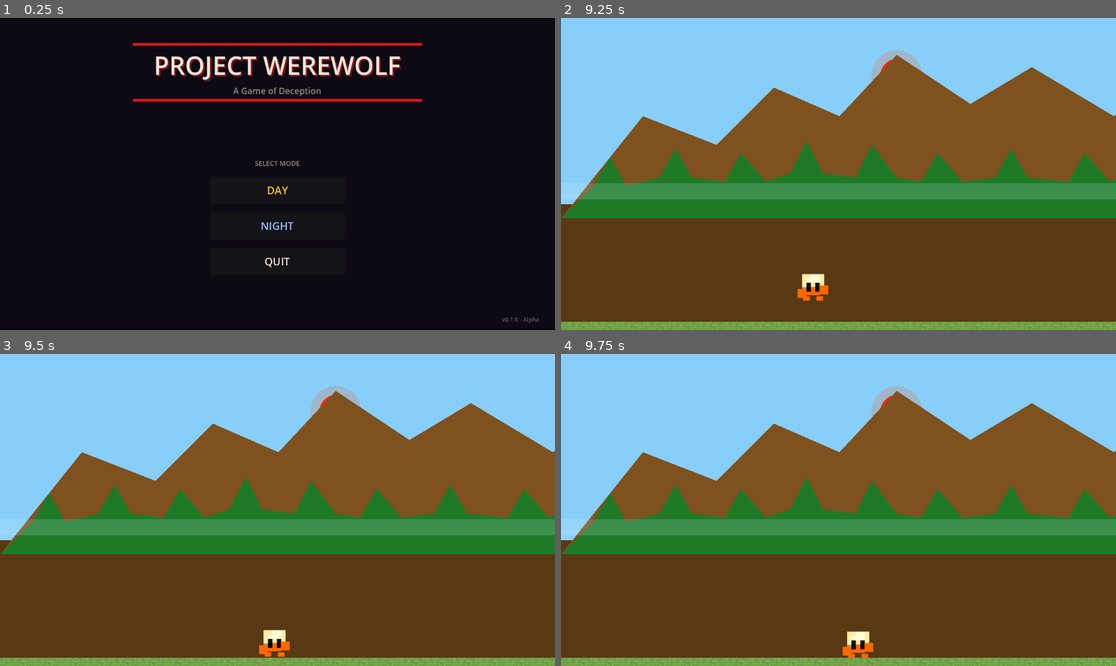
Above: before the commit, frames 1-4 (two rows, left to right).
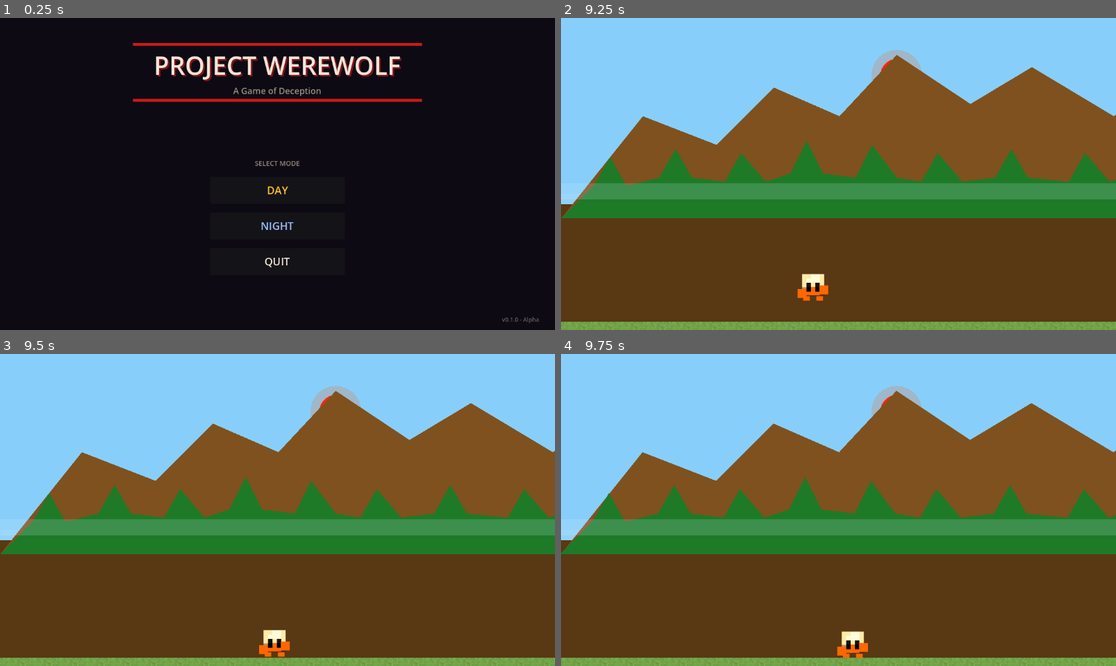
Above: after the commit, the same moments.

Repository: Sachindu-Nethmin/project-werewolf
Game: Godot game, scene res://scenes/main_menu.tscn
Two runs of this game, one before a commit and one after it. Both use one fixed random seed, a clock stepped at 60 frames per second and the inputs below.
Inputs:
- Up to frame 1 (0.25 s): no input
- Up to frame 2 (9.25 s): click "DAY" at 0.5 s; tap Enter (ui_accept) at 1.25, 1.52, 2.27, 3.77, 4.52, 5.27, 6.77, 7.52, 8.27 s; hold Right (ui_right) 1.28-2.78 s; hold Left (ui_left) 2.78-3.53 s; hold Right (ui_right) 3.53-5.03 s; hold Left (ui_left) 5.03-5.78 s; hold Right (ui_right) 5.78-6.53 s; hold Left (ui_left) 6.53-8.03 s; hold Right (ui_right) from 8.03 s (still down)
- Up to frame 3 (9.5 s): keep holding Right (ui_right)
- Up to frame 4 (9.75 s): keep holding Right (ui_right)

Frames 1-3 are identical in both runs. In frame 4, 1.1% of the frame differs, in the area x 0-100%, y 11-98%.

Commit message:
Increase lench of the event

Diff:
--- a/scenes/level_1.tscn
+++ b/scenes/level_1.tscn
@@ -5,7 +5,7 @@
 [ext_resource type="Texture2D" uid="uid://csrg3beybd6vb" path="res://asset/charectors/hermit_sheet.png" id="3_hermit"]
 
 [sub_resource type="RectangleShape2D" id="KillZoneShape"]
-size = Vector2(2816, 116)
+size = Vector2(7680, 116)
 
 [sub_resource type="RectangleShape2D" id="PlayerShape"]
 size = Vector2(78, 67)
@@ -158,7 +158,7 @@
 color = Color(0.12, 0.08, 0.22, 0.35)
 
 [node name="KillZone" type="Area2D" parent="." unique_id=485104649]
-position = Vector2(1408, 256)
+position = Vector2(3840, 256)
 
 [node name="KillShape" type="CollisionShape2D" parent="KillZone" unique_id=1755923894]
 position = Vector2(0, 26)
@@ -183,7 +183,6 @@
 zoom = Vector2(0.85, 0.85)
 limit_left = 0
 limit_top = -700
-limit_right = 2816
+limit_right = 7680
 limit_bottom = 200
 position_smoothing_enabled = true
-drag_horizontal_enabled = true
--- a/scenes/level_2.tscn
+++ b/scenes/level_2.tscn
@@ -5,7 +5,7 @@
 [ext_resource type="Texture2D" uid="uid://csrg3beybd6vb" path="res://asset/charectors/hermit_sheet.png" id="3_hermit"]
 
 [sub_resource type="RectangleShape2D" id="KillZoneShape"]
-size = Vector2(2816, 116)
+size = Vector2(7680, 116)
 
 [sub_resource type="RectangleShape2D" id="PlayerShape"]
 size = Vector2(78, 67)
@@ -74,7 +74,7 @@
 color = Color(0.80, 0.93, 1.0, 0.18)
 
 [node name="KillZone" type="Area2D" parent="." unique_id=485104650]
-position = Vector2(1408, 256)
+position = Vector2(3840, 256)
 
 [node name="KillShape" type="CollisionShape2D" parent="KillZone" unique_id=1755923895]
 position = Vector2(0, 26)
@@ -99,7 +99,6 @@
 zoom = Vector2(0.85, 0.85)
 limit_left = 0
 limit_top = -700
-limit_right = 2816
+limit_right = 7680
 limit_bottom = 200
 position_smoothing_enabled = true
-drag_horizontal_enabled = true
--- a/scripts/level_1.gd
+++ b/scripts/level_1.gd
@@ -13,10 +13,10 @@
 # ─── World geometry ───────────────────────────────────────────────────────────
 const TILE_SIZE := 128   # px per tile
 
-# 22 cols × 1 row — single flat grass surface, nothing below.
+# 60 cols × 1 row — extended flat grass surface.
 const LEVEL: Array = [
-#    0  1  2  3  4  5  6  7  8  9 10 11 12 13 14 15 16 17 18 19 20 21
-	[ 1, 1, 1, 1, 1, 1, 1, 1, 1, 1, 1, 1, 1, 1, 1, 1, 1, 1, 1, 1, 1, 1 ], # 0  grass surface
+#    0  1  2  3  4  5  6  7  8  9 10 11 12 13 14 15 16 17 18 19 20 21 22 23 24 25 26 27 28 29 30 31 32 33 34 35 36 37 38 39 40 41 42 43 44 45 46 47 48 49 50 51 52 53 54 55 56 57 58 59
+	[ 1, 1, 1, 1, 1, 1, 1, 1, 1, 1, 1, 1, 1, 1, 1, 1, 1, 1, 1, 1, 1, 1, 1, 1, 1, 1, 1, 1, 1, 1, 1, 1, 1, 1, 1, 1, 1, 1, 1, 1, 1, 1, 1, 1, 1, 1, 1, 1, 1, 1, 1, 1, 1, 1, 1, 1, 1, 1, 1, 1 ], # 0  grass surface
 ]
 
 # ─── Texture map ──────────────────────────────────────────────────────────────
--- a/scripts/level_2.gd
+++ b/scripts/level_2.gd
@@ -13,10 +13,10 @@
 # ─── World geometry ───────────────────────────────────────────────────────────
 const TILE_SIZE := 128   # px per tile
 
-# 22 cols × 1 row — single flat grass surface, nothing below.
+# 60 cols × 1 row — extended flat grass surface.
 const LEVEL: Array = [
-#    0  1  2  3  4  5  6  7  8  9 10 11 12 13 14 15 16 17 18 19 20 21
-	[ 1, 1, 1, 1, 1, 1, 1, 1, 1, 1, 1, 1, 1, 1, 1, 1, 1, 1, 1, 1, 1, 1 ], # 0  grass surface
+#    0  1  2  3  4  5  6  7  8  9 10 11 12 13 14 15 16 17 18 19 20 21 22 23 24 25 26 27 28 29 30 31 32 33 34 35 36 37 38 39 40 41 42 43 44 45 46 47 48 49 50 51 52 53 54 55 56 57 58 59
+	[ 1, 1, 1, 1, 1, 1, 1, 1, 1, 1, 1, 1, 1, 1, 1, 1, 1, 1, 1, 1, 1, 1, 1, 1, 1, 1, 1, 1, 1, 1, 1, 1, 1, 1, 1, 1, 1, 1, 1, 1, 1, 1, 1, 1, 1, 1, 1, 1, 1, 1, 1, 1, 1, 1, 1, 1, 1, 1, 1, 1 ], # 0  grass surface
 ]
 
 # ─── Texture map ──────────────────────────────────────────────────────────────
